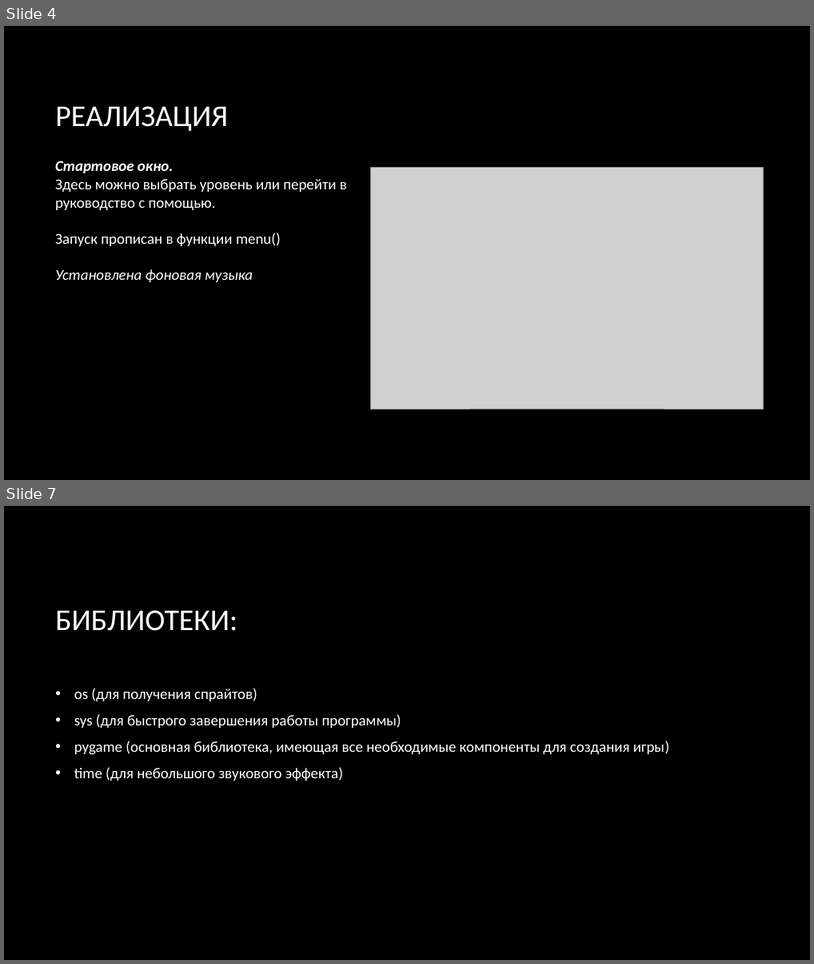
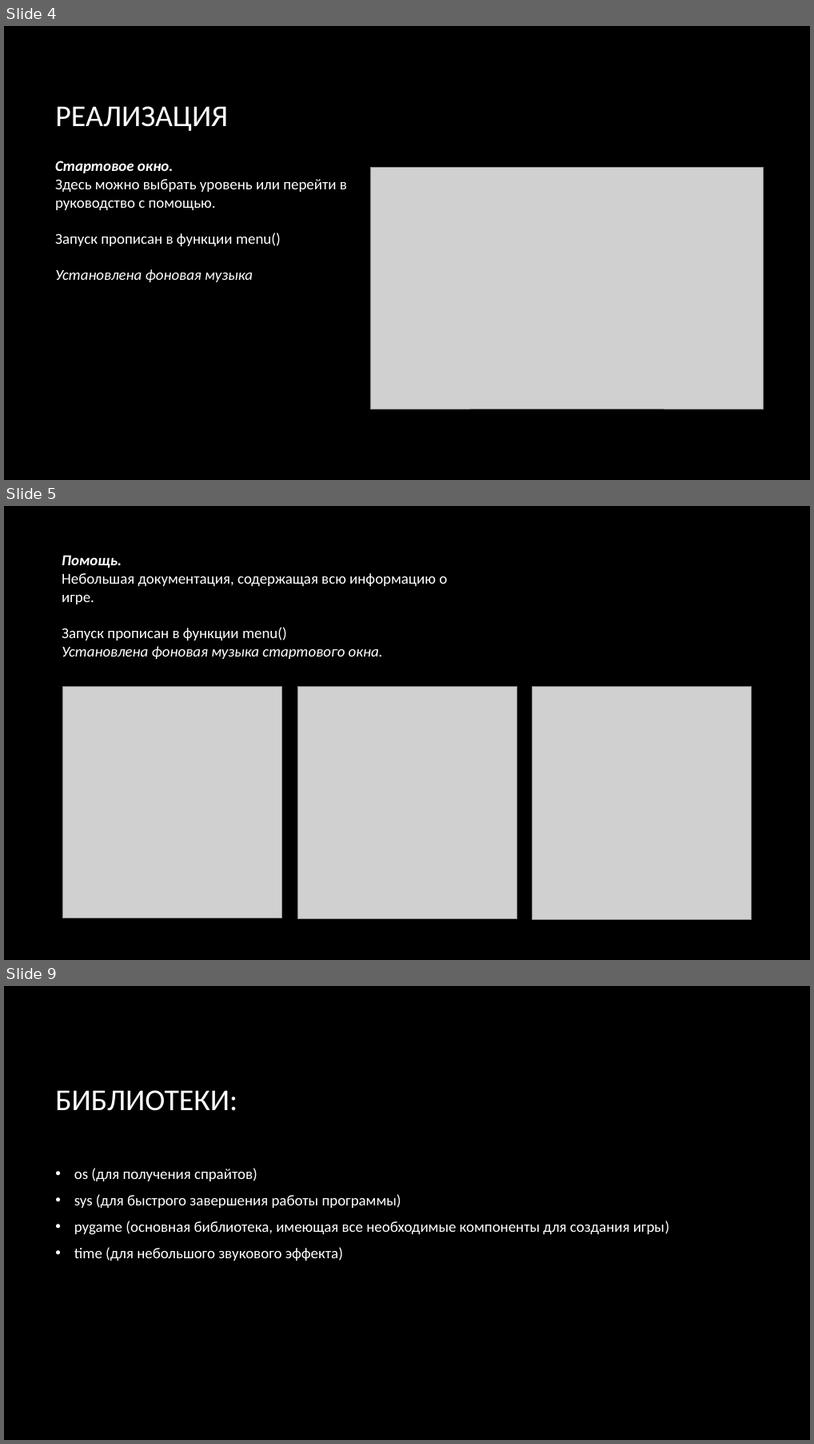
Before and after one commit to demonic-katana/LiceyProject_pygame, a slide deck: The Walls (презентация).PPTX. Shown one above the other, each under a label of ours: slides 4 and 7 before the commit, slides 4, 5 and 9 after it; the slides between them are not shown. The pictures are 814x964 and 814x1444 pixels, drawn with LibreOffice and Linux fonts; fonts in the diff are those of the drawing; grey boxes stand for pictures; background and template pictures are left out. Boxes give left, top, right and bottom in pixels: in the first picture for what was removed or moved away, otherwise in the second. Text is boxed around its words. In the diff, an @@ line names an element or a change of style, - is before the commit and + after.

```diff
--- a/The Walls (презентация).PPTX
+++ b/The Walls (презентация).PPTX
@@ slide 5 added at <box>4,506,810,960</box>, background picture (left out) @@
@@ text added at <box>62,555,447,659</box>, 18 pt, text #FFFFFF @@
+Помощь.
+Небольшая документация, содержащая всю информацию о игре.
+Запуск прописан в функции menu()
+Установлена фоновая музыка стартового окна.
@@ picture added at <box>62,686,282,918</box> @@
@@ picture added at <box>298,686,516,919</box> @@
@@ picture added at <box>533,686,752,920</box> @@
@@ what was slide 7 is now slide 9 @@
```
Also in this commit, not shown: 2 slides changed, 1 other slide added, 18 other files.
